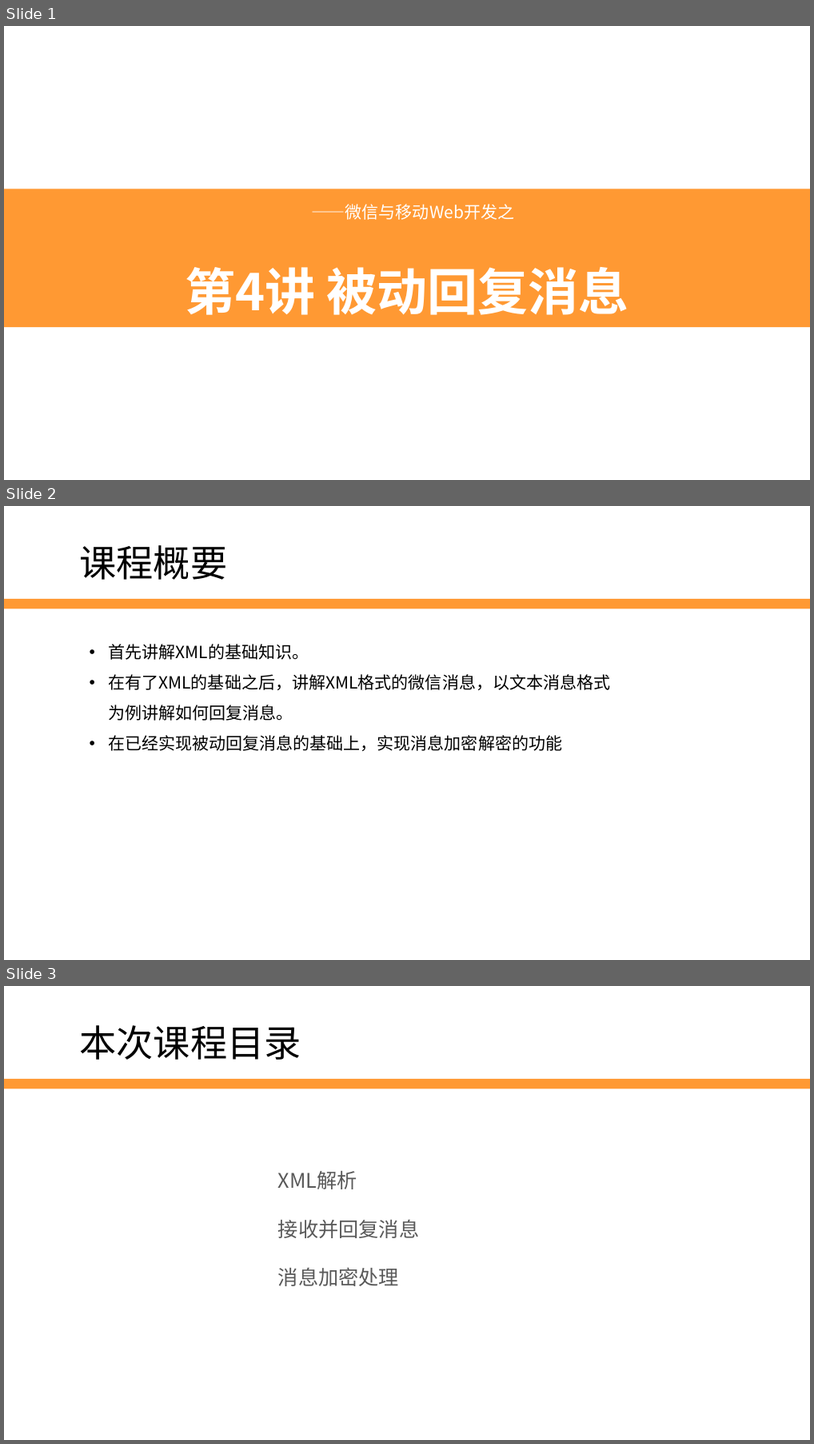
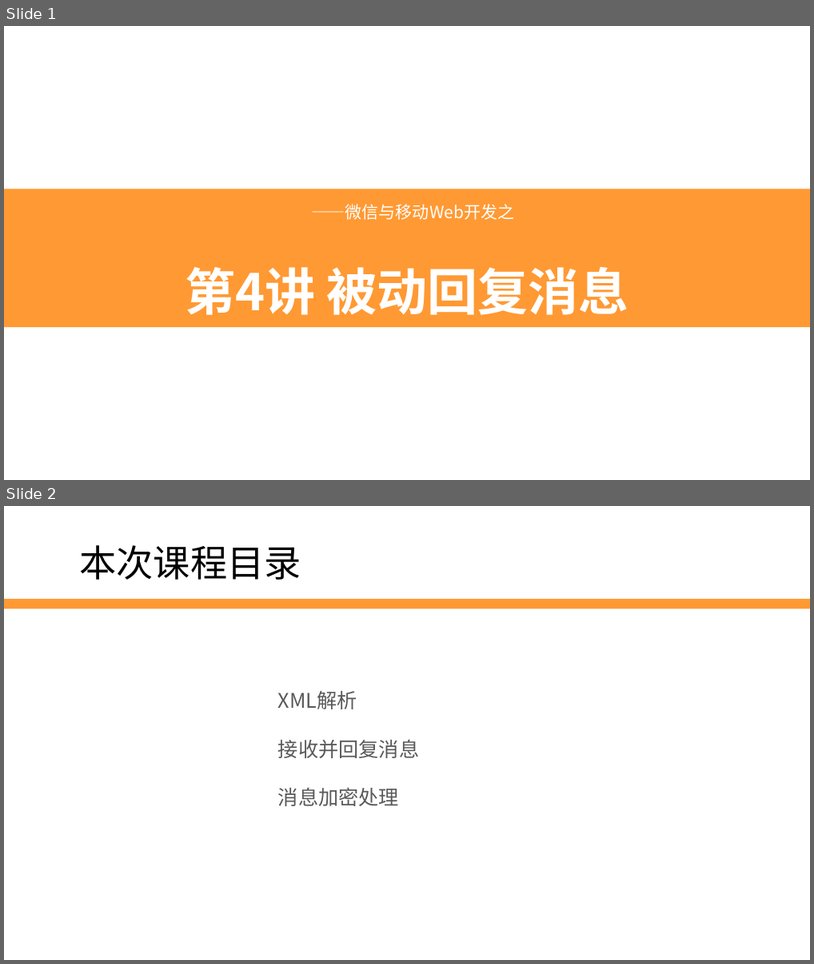
Before and after one commit to edu2act/2017-2018_1st_Wechat_Web_Programming, a slide deck: meterials/slides/ch04 reply-message.pptx. Shown one above the other, each under a label of ours: slides 1, 2 and 3 before the commit, slides 1 and 2 after it. The pictures are 814x1444 and 814x964 pixels, drawn with LibreOffice and Linux fonts; fonts in the diff are those of the drawing; background and template pictures are left out. Boxes give left, top, right and bottom in pixels: in the first picture for what was removed or moved away, otherwise in the second. Text is boxed around its words. In the diff, an @@ line names an element or a change of style, - is before the commit and + after.

```diff
--- a/meterials/slides/ch04 reply-message.pptx
+++ b/meterials/slides/ch04 reply-message.pptx
@@ slide 2 removed at (4,506,810,960), background #FFFFFF; not listed: 1 template element that a slide beside it also shows @@
@@ text removed at (80,545,228,580) @@
-课程概要
@@ text removed at (108,644,610,751) @@
-• 首先讲解XML的基础知识。
-• 在有了XML的基础之后，讲解XML格式的微信消息，以文本消息格式为例讲解如何回复消息。
-• 在已经实现被动回复消息的基础上，实现消息加密解密的功能
@@ what was slide 3 is now slide 2 @@
```
Also in this commit, not shown: 1 slide added, 3 other files.
